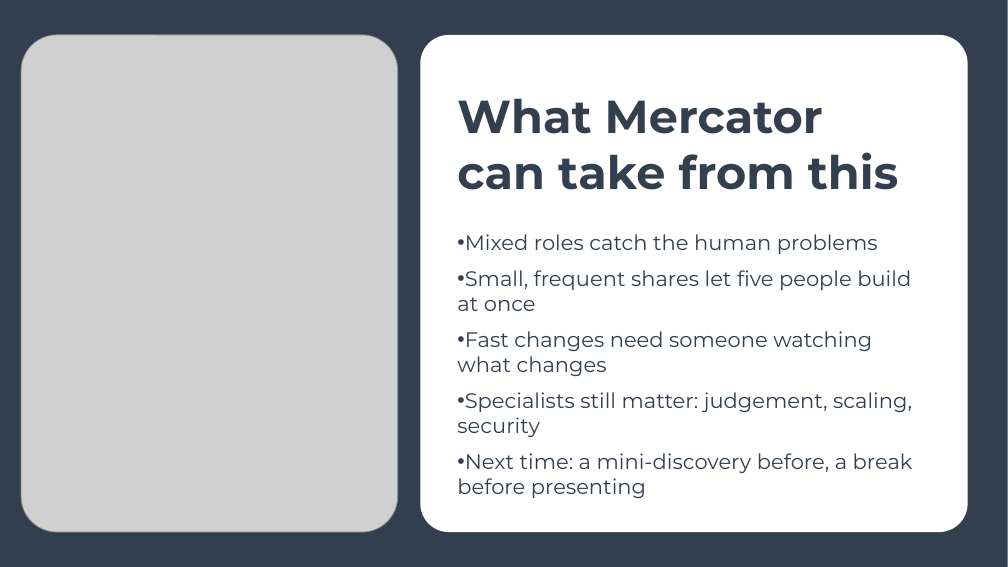
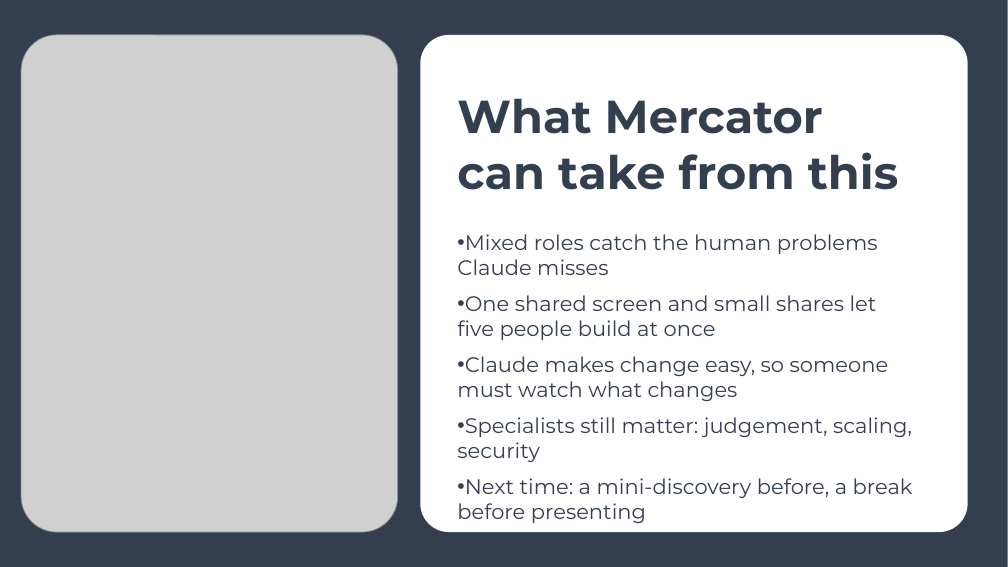
Before and after one commit to Mercator-Innovation/Innovation-Hackathon-Squad-G, a slide deck: slide 11 of show-and-tell/Gusto showcase deck.pptx (slide 10 before the commit). Drawn at 1008x567 pixels with LibreOffice and Linux fonts; fonts in the diff are those of the drawing; grey boxes stand for pictures. Boxes give left, top, right and bottom in pixels: in the first picture for what was removed or moved away, otherwise in the second. Text is boxed around its words. In the diff, an @@ line names an element or a change of style, - is before the commit and + after.

```diff
--- a/show-and-tell/Gusto showcase deck.pptx
+++ b/show-and-tell/Gusto showcase deck.pptx
@@ text at <box>457,234,889,401</box>: text changed @@
-• Mixed roles catch the human problems
-• Small, frequent shares let five people build at once
-• Fast changes need someone watching what changes
+• Mixed roles catch the human problems Claude misses
+• One shared screen and small shares let five people build at once
+• Claude makes change easy, so someone must watch what changes
```
Also in this commit, not shown: 2 other slides changed, 1 slide added, 2 other files.
